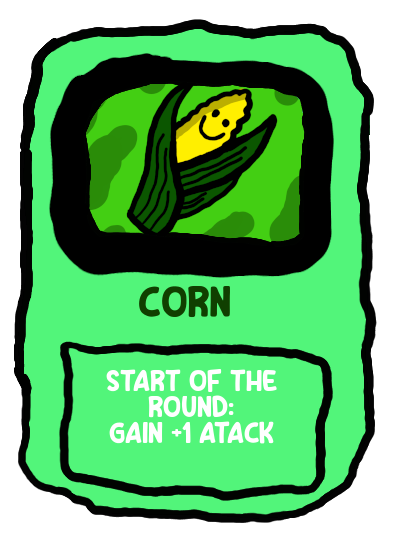
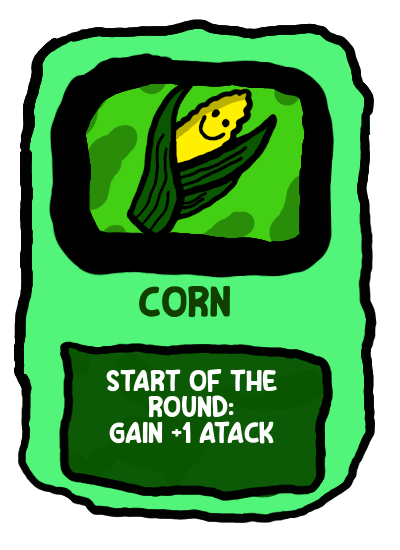
Layered file, before and after one edit (400×550). Changes by layer:
painted on "Background" over [60, 342, 332, 498]
